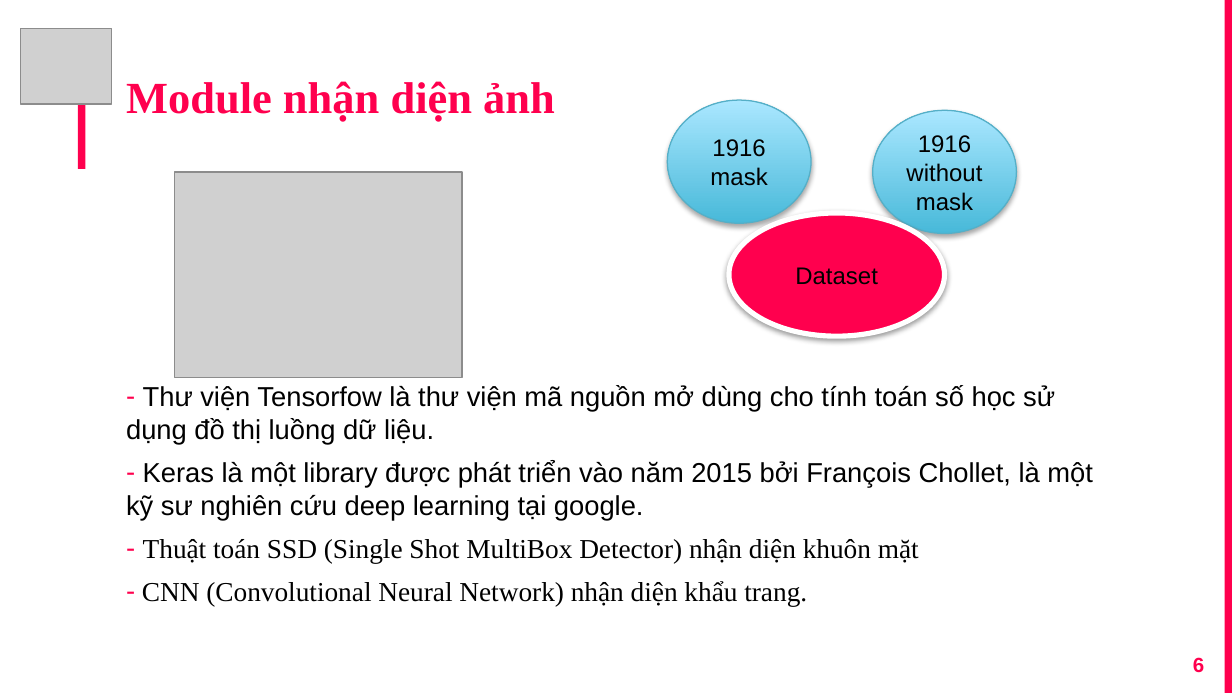
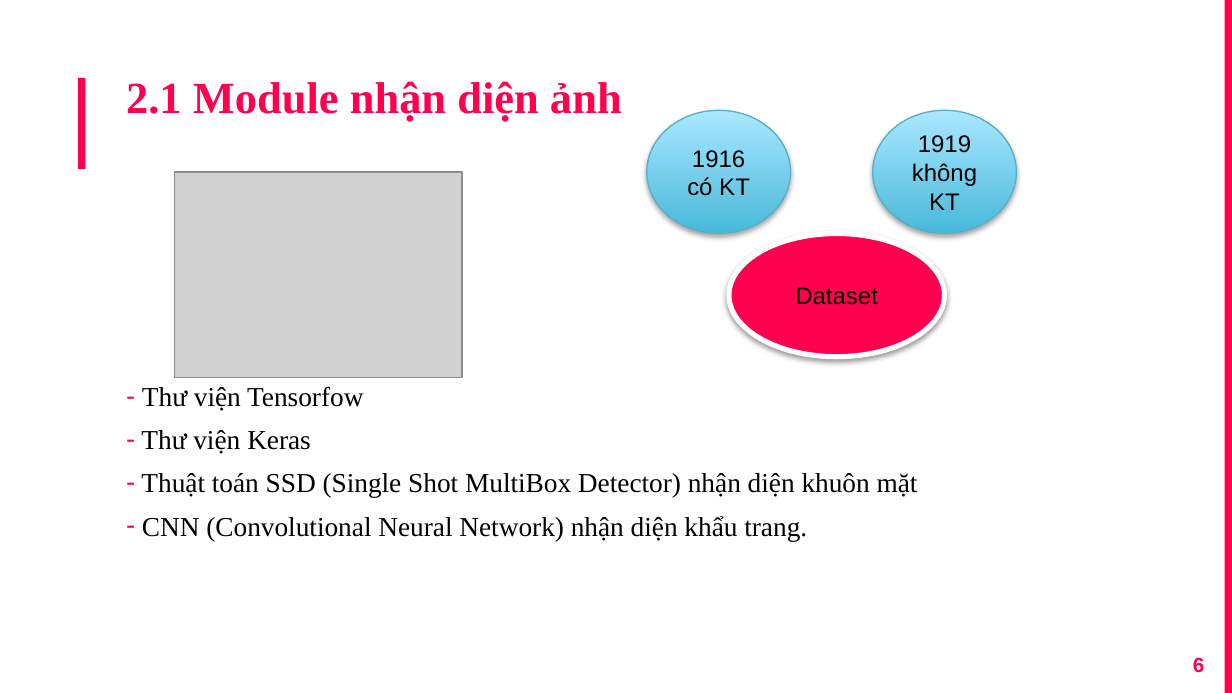
Before and after one commit to ducxd11041999/MaskDetectionV2, a slide deck: slide 6 of Presentation.pptx. Drawn at 1232x693 pixels with LibreOffice and Linux fonts; fonts in the diff are those of the drawing; grey boxes stand for pictures. Boxes give left, top, right and bottom in pixels: in the first picture for what was removed or moved away, otherwise in the second. Text is boxed around its words. In the diff, an @@ line names an element or a change of style, - is before the commit and + after.

```diff
--- a/Presentation.pptx
+++ b/Presentation.pptx
@@ picture removed at (21, 28, 112, 103) @@
@@ title at (126, 81, 622, 122): text changed @@
-Module nhận diện ảnh
+2.1 Module nhận diện ảnh
@@ ellipse "1916 có KT": place and size @@
-ellipse "1916 có KT" at (668, 100, 812, 223)
+ellipse "1916 có KT" at (647, 111, 791, 234)
@@ text in ellipse at (912, 135, 977, 210): text changed @@
-1916 without mask
+1919 không KT
@@ text in ellipse at (687, 150, 750, 196): text changed @@
-1916 mask
+1916 có KT
@@ ellipse "Dataset": place and size @@
-ellipse "Dataset" at (729, 213, 945, 336)
+ellipse "Dataset" at (729, 234, 945, 357)
@@ text at (141, 386, 363, 454): text changed; font Arial to Times New Roman @@
-– Thư viện Tensorfow là thư viện mã nguồn mở dùng cho tính toán số học sử dụng đồ thị luồng dữ liệu.
-– Keras là một library được phát triển vào năm 2015 bởi François Chollet, là một kỹ sư nghiên cứu deep learning tại google.
+– Thư viện Tensorfow
+– Thư viện Keras
```
Also in this commit, not shown: 10 other slides changed, 4 slides added, 1 slide removed, 11 other files.
